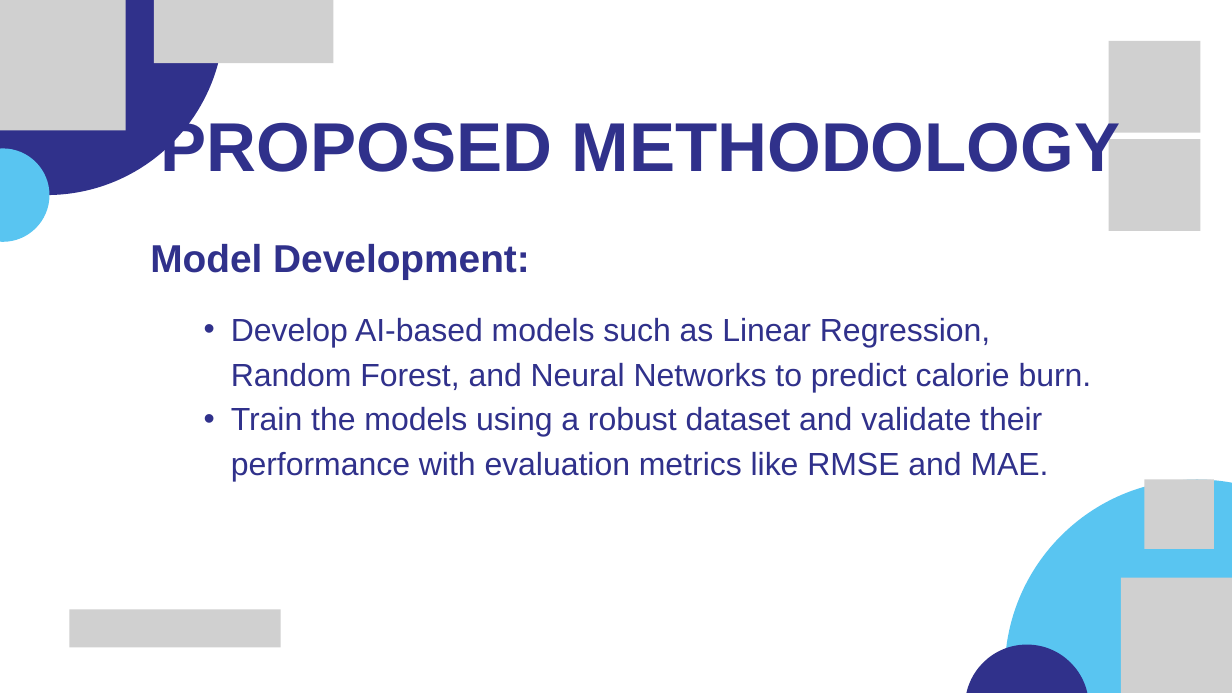
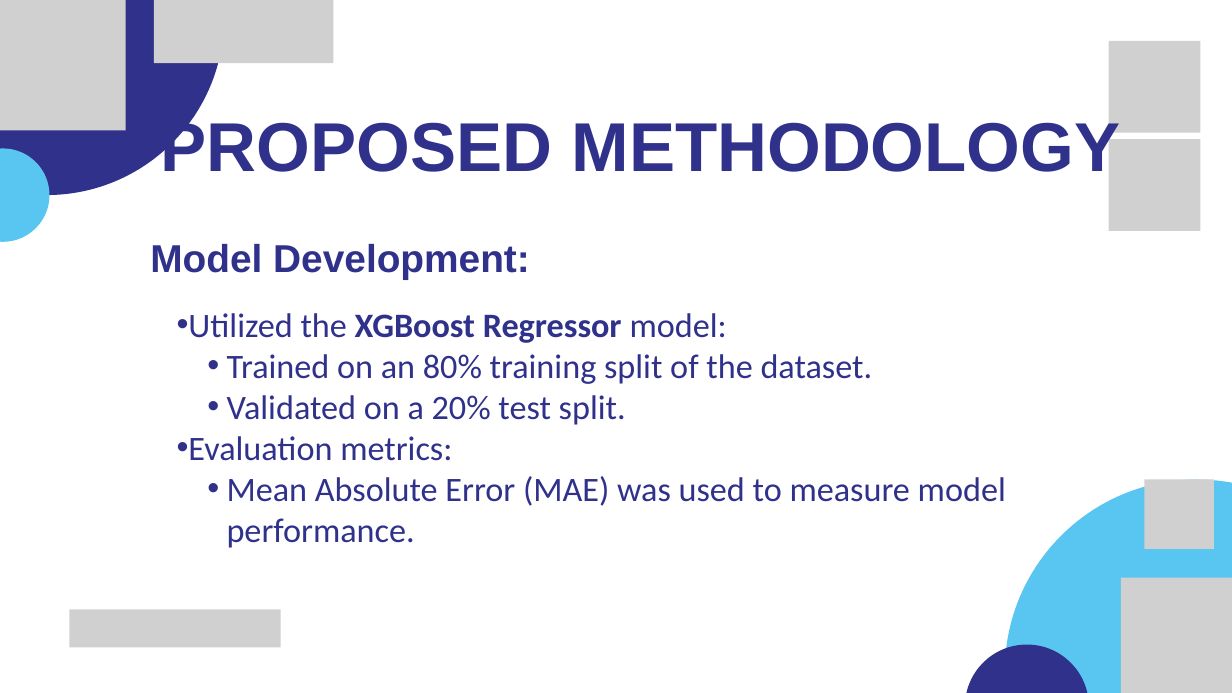
Before and after one commit to Mohamedelmahdy01/BurnMeter, a slide deck: slide 9 of BurnMeter.pptx. Drawn at 1232x693 pixels with LibreOffice and Linux fonts; fonts in the diff are those of the drawing; grey boxes stand for pictures. Boxes give left, top, right and bottom in pixels: in the first picture for what was removed or moved away, otherwise in the second. Text is boxed around its words. In the diff, an @@ line names an element or a change of style, - is before the commit and + after.

```diff
--- a/BurnMeter.pptx
+++ b/BurnMeter.pptx
@@ text at [188, 313, 1006, 548]: text changed; size 37.3 to 40 pt; font Arial to Calibri @@
-  • Develop AI-based models such as Linear Regression, Random Forest, and Neural Networks to predict calorie burn.
-  • Train the models using a robust dataset and validate their performance with evaluation metrics like RMSE and MAE.
+• Utilized the XGBoost Regressor model:
+  • Trained on an 80% training split of the dataset.
+  • Validated on a 20% test split.
+• Evaluation metrics:
+  • Mean Absolute Error (MAE) was used to measure model performance.
```
Also in this commit, not shown: 13 other slides changed, 1 slide removed.
